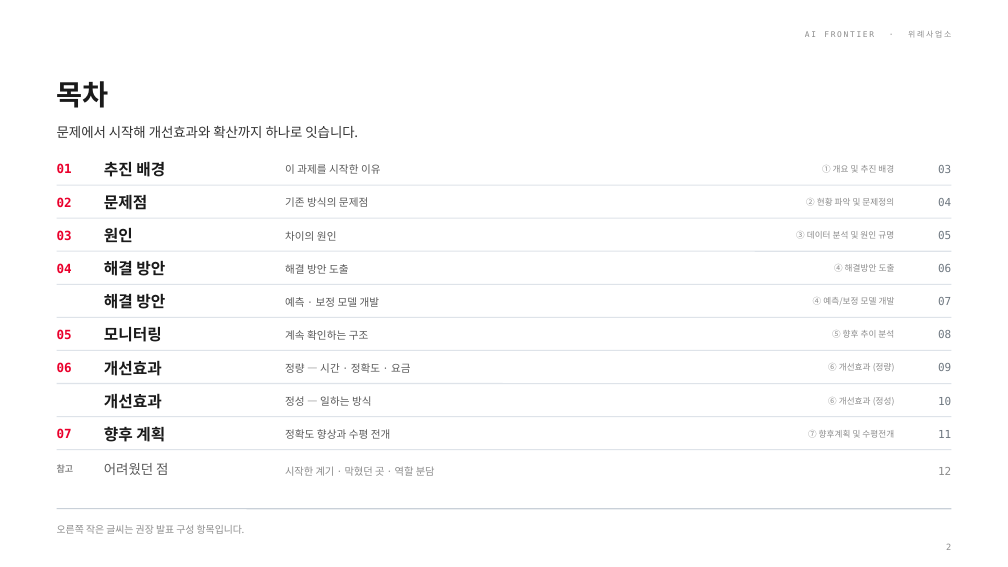
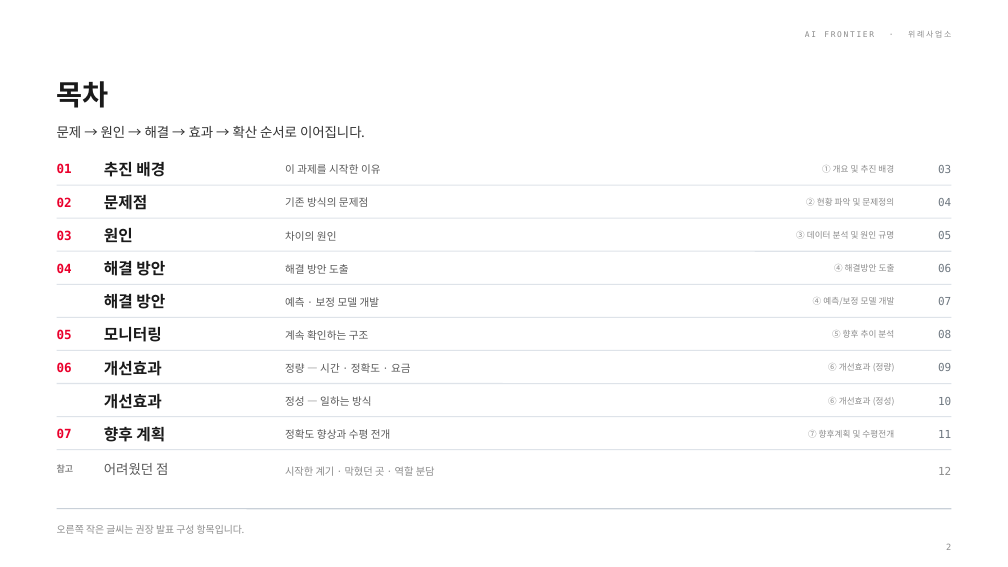
Before and after one commit to jooh-ai/Narae-AI, a slide deck: slide 2 of docs/ppt/위례_공급가능용량_최종발표_v3.pptx. Drawn at 1008x567 pixels with LibreOffice and Linux fonts; fonts in the diff are those of the drawing. Boxes give left, top, right and bottom in pixels: in the first picture for what was removed or moved away, otherwise in the second. Text is boxed around its words. In the diff, an @@ line names an element or a change of style, - is before the commit and + after.

```diff
--- a/docs/ppt/위례_공급가능용량_최종발표_v3.pptx
+++ b/docs/ppt/위례_공급가능용량_최종발표_v3.pptx
@@ text at [57,126,365,138]: text changed @@
-문제에서 시작해 개선효과와 확산까지 하나로 잇습니다.
+문제 → 원인 → 해결 → 효과 → 확산 순서로 이어집니다.
```
Also in this commit, not shown: 10 other slides changed, 27 other files.
